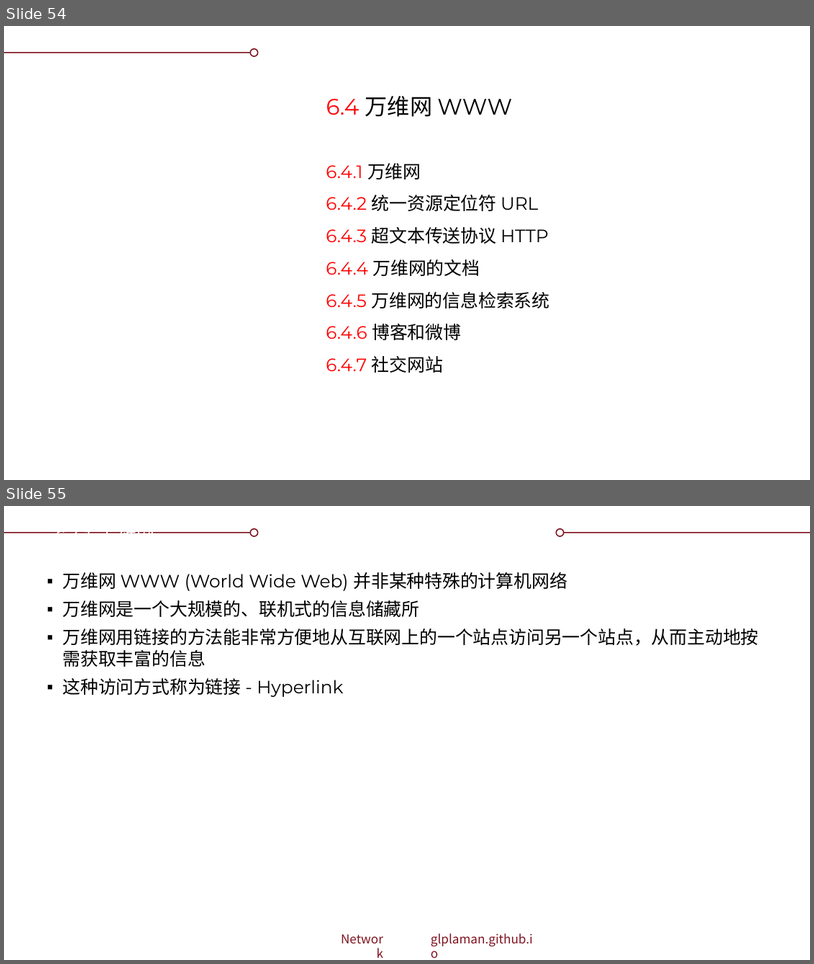
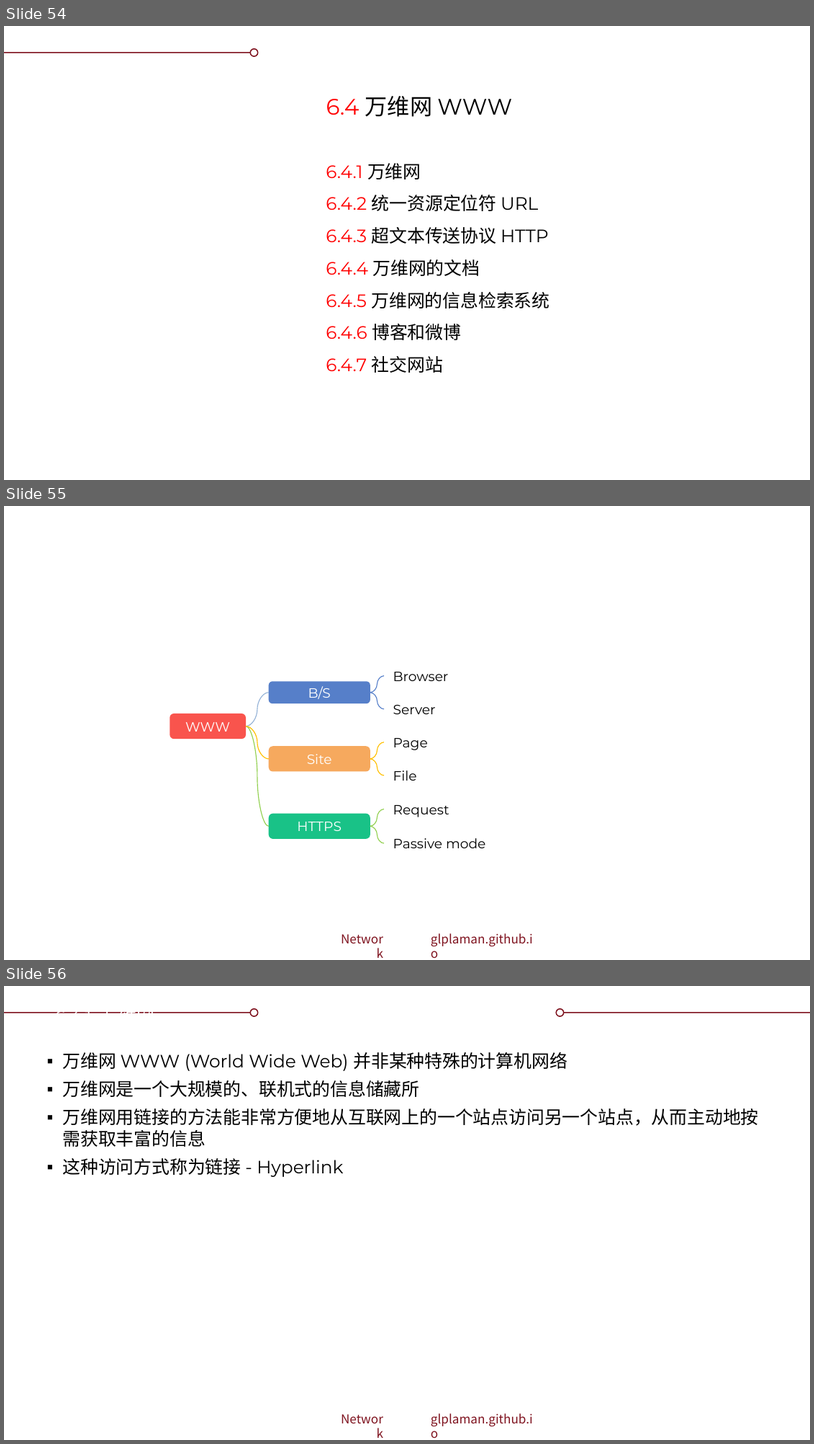
Before and after one commit to glplaman/glplaman.github.io, a slide deck: network/ppt/chap6.pptx. Shown one above the other, each under a label of ours: slides 54 and 55 before the commit, slides 54, 55 and 56 after it. The pictures are 814x964 and 814x1444 pixels, drawn with LibreOffice and Linux fonts; fonts in the diff are those of the drawing; background and template pictures are left out. Boxes give left, top, right and bottom in pixels: in the first picture for what was removed or moved away, otherwise in the second. Text is boxed around its words. In the diff, an @@ line names an element or a change of style, - is before the commit and + after.

```diff
--- a/network/ppt/chap6.pptx
+++ b/network/ppt/chap6.pptx
@@ slide 55 added at box(4, 506, 810, 960), background #FFFFFF; not listed: 4 template elements that a slide beside it also shows @@
@@ rectangle added at box(4, 506, 810, 538), fill #FFFFFF @@
@@ curved line added from (370, 692) to (384, 675), #5780CA 0.75 pt @@
@@ text added at box(394, 672, 449, 681), 12 pt, text #000000 @@
+Browser
@@ curved line added from (246, 726) to (268, 692), #95B3D7 0.75 pt @@
@@ rounded rectangle added at box(268, 681, 370, 703), fill #4472C4 at 90% opacity, 12 pt, text #FFFFFF @@
+B/S
@@ curved line added from (384, 709) to (370, 692), #5780CA 0.75 pt @@
@@ rounded rectangle added at box(170, 713, 246, 739), fill #F9423A at 90% opacity, 12 pt, text #FFFFFF @@
+WWW
@@ text added at box(394, 705, 436, 714), 12 pt, text #000000 @@
+Server
@@ curved line added from (246, 726) to (268, 826), #92D050 0.75 pt @@
@@ curved line added from (268, 759) to (246, 726), #FFC000 0.75 pt @@
@@ curved line added from (370, 759) to (384, 742), #FFC000 0.75 pt @@
@@ text added at box(394, 738, 428, 750), 12 pt, text #000000 @@
+Page
@@ rounded rectangle added at box(268, 746, 370, 771), fill #F6A04D at 90% opacity, 12 pt, text #FFFFFF @@
+Site
@@ curved line added from (384, 775) to (370, 759), #FFC000 0.75 pt @@
@@ text added at box(394, 770, 417, 780), 12 pt, text #000000 @@
+File
@@ text added at box(394, 805, 450, 817), 12 pt, text #000000 @@
+Request
@@ rounded rectangle added at box(268, 813, 370, 838), fill #00BC7B at 90% opacity, 12 pt, text #FFFFFF @@
+HTTPS
@@ curved line added from (370, 826) to (384, 809), #92D050 0.75 pt @@
@@ curved line added from (384, 843) to (370, 826), #92D050 0.75 pt @@
@@ text added at box(394, 838, 486, 848), 12 pt, text #000000 @@
+Passive mode
@@ what was slide 55 is now slide 56 @@
```
Also in this commit, not shown: 1 slide changed, 2 other files.
